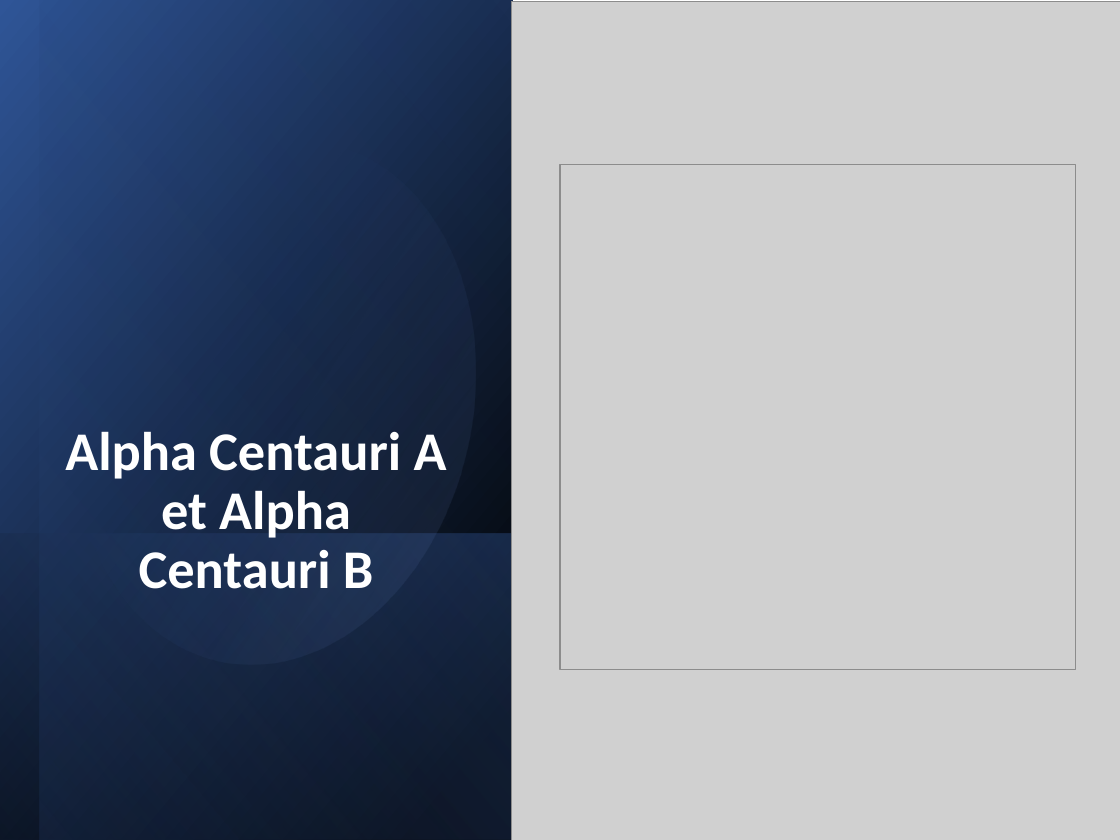
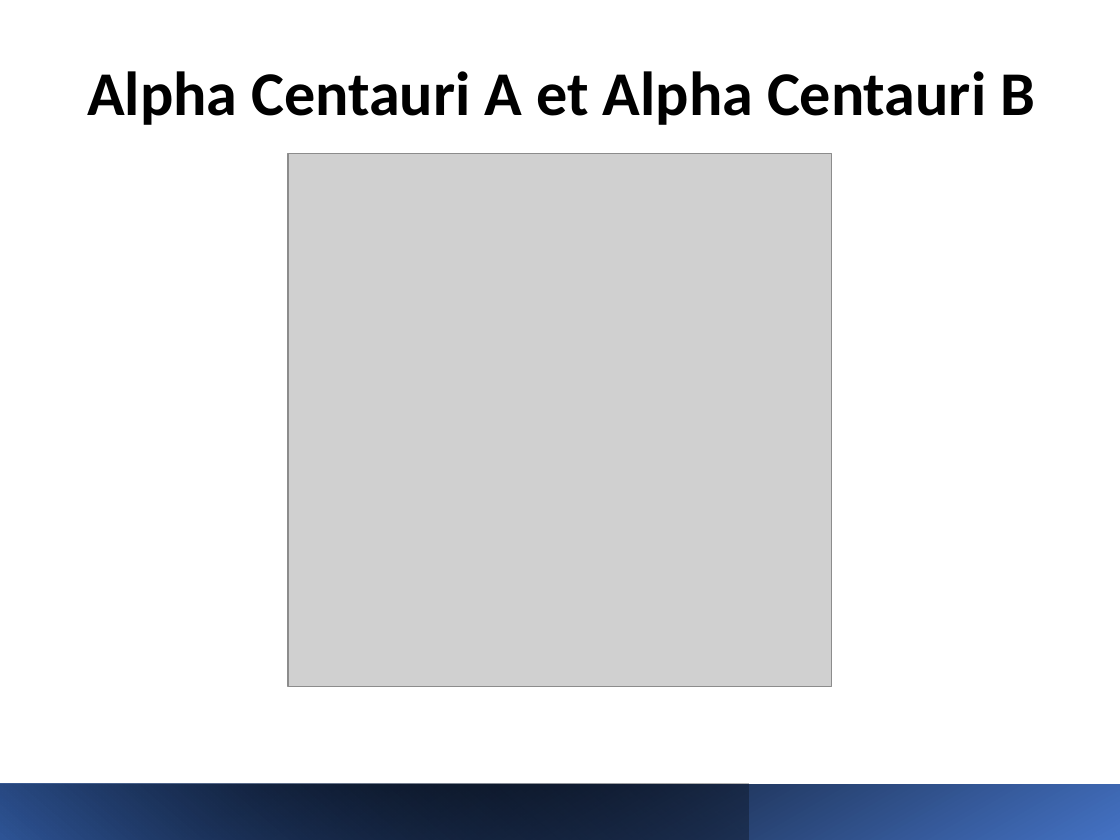
Before and after one commit to LauraElKaim/Project_Three_Body_Problem, a slide deck: slide 9 of beamer/Three_body_problem_powerpoint.pptx. Drawn at 1120x840 pixels with LibreOffice and Linux fonts; fonts in the diff are those of the drawing; grey boxes stand for pictures; background and template pictures are left out. Boxes give left, top, right and bottom in pixels: in the first picture for what was removed or moved away, otherwise in the second. Text is boxed around its words. In the diff, an @@ line names an element or a change of style, - is before the commit and + after.

```diff
--- a/beamer/Three_body_problem_powerpoint.pptx
+++ b/beamer/Three_body_problem_powerpoint.pptx
@@ rectangle removed at (0, 0, 513, 840) @@
@@ rectangle removed at (39, 1, 512, 840) @@
@@ picture removed at (512, 1, 1120, 840) @@
@@ title "Alpha Centauri A et Alpha ...": place and size @@
-title "Alpha Centauri A et Alpha ..." at (54, 234, 459, 605)
+title "Alpha Centauri A et Alpha ..." at (87, 71, 1035, 125)
@@ title "Alpha Centauri A et Alpha ..." at (87, 71, 1035, 125): size 35 to 40 pt, text colour #FFFFFF to #000000; alignment centre to left; vertical alignment bottom to top @@
@@ ellipse removed at (26, 103, 521, 701) @@
@@ picture added at (288, 153, 832, 687) @@
@@ picture removed at (560, 165, 1075, 670) @@
@@ rectangle removed at (0, 534, 511, 840) @@
@@ rectangle added at (0, 784, 1120, 840), fill gradient #4472C4 to #000000 @@
@@ rectangle added at (0, 784, 749, 840), fill gradient #000000 to #2F5597 @@
```
Also in this commit, not shown: 11 other slides changed, 2 slides added, 5 other files.
